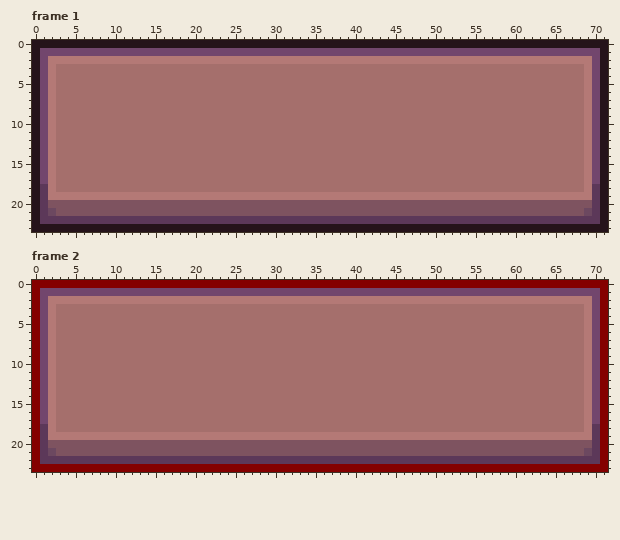
Edited in one commit: pixel-art file (image file/ui/main_button_0.aseprite). Above: the version before the commit.
72x24 pixels, 2 frames. Shown: frame 1, frame 2.
The same view after the edit:
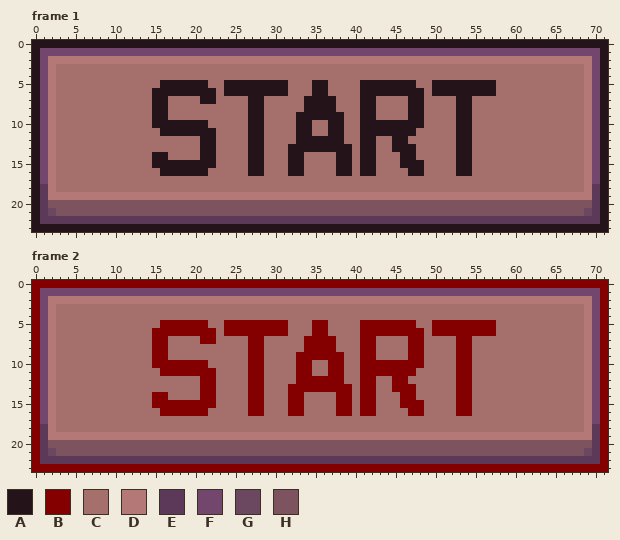
Palette (. is transparent): A #25131a  B #840000  C #a56f6c  D #b47976  E #5c3859  F #72466d  G #6c4860  H #7e5360
Change:
Changed rows in their new state; - is an unchanged pixel.
Frame 1, layer "레이어 2":
first column x 15:
 5 -AAAAAA--AAAAAAAA---AA----AAAAAAA--AAAAAAAA
 6 AAAAAAAA-AAAAAAAA---AA----AAAAAAAA-AAAAAAAA
 7 AA----AA----AA-----AAAA---AA----AA----AA---
 8 AA----------AA-----AAAA---AA----AA----AA---
 9 AA----------AA----AAAAAA--AA----AA----AA---
10 AAAAAAA-----AA----AA--AA--AAAAAAAA----AA---
11 -AAAAAAA----AA----AA--AA--AAAAAAA-----AA---
12 ------AA----AA----AAAAAA--AA--AA------AA---
13 ------AA----AA---AAAAAAAA-AA--AAA-----AA---
14 AA----AA----AA---AA----AA-AA---AA-----AA---
15 AAAAAAAA----AA---AA----AA-AA---AAA----AA---
16 -AAAAAA-----AA---AA----AA-AA----AA----AA---
Frame 2, layer "레이어 2":
first column x 15:
 5 -BBBBBB--BBBBBBBB---BB----BBBBBBB--BBBBBBBB
 6 BBBBBBBB-BBBBBBBB---BB----BBBBBBBB-BBBBBBBB
 7 BB----BB----BB-----BBBB---BB----BB----BB---
 8 BB----------BB-----BBBB---BB----BB----BB---
 9 BB----------BB----BBBBBB--BB----BB----BB---
10 BBBBBBB-----BB----BB--BB--BBBBBBBB----BB---
11 -BBBBBBB----BB----BB--BB--BBBBBBB-----BB---
12 ------BB----BB----BBBBBB--BB--BB------BB---
13 ------BB----BB---BBBBBBBB-BB--BBB-----BB---
14 BB----BB----BB---BB----BB-BB---BB-----BB---
15 BBBBBBBB----BB---BB----BB-BB---BBB----BB---
16 -BBBBBB-----BB---BB----BB-BB----BB----BB---
